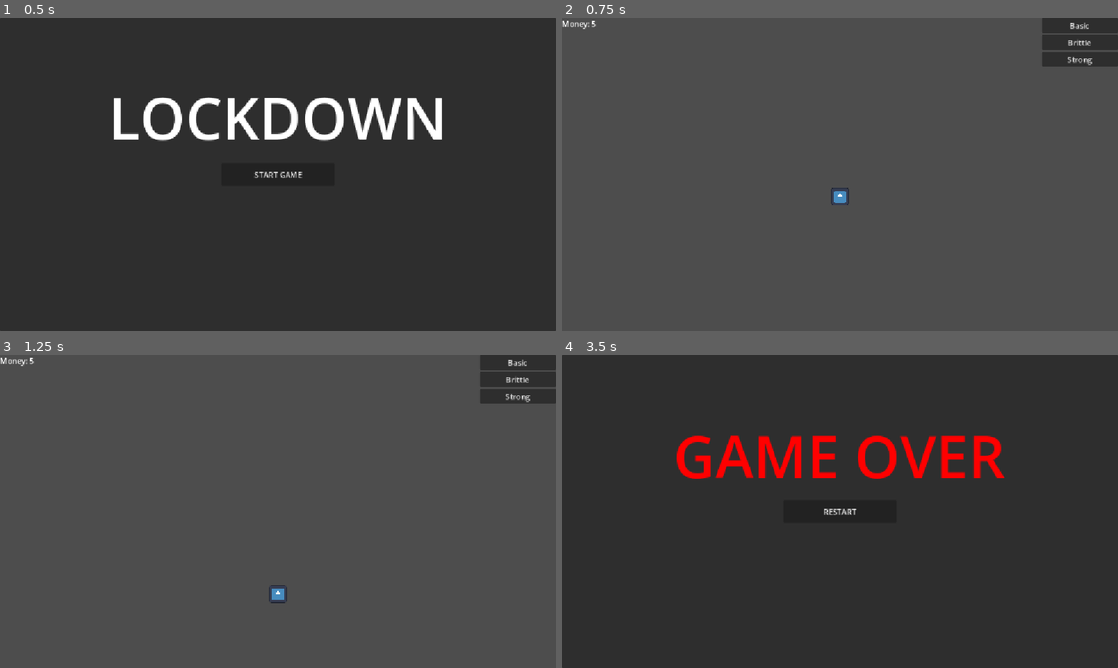
Above: before the commit, frames 1-4 (two rows, left to right).
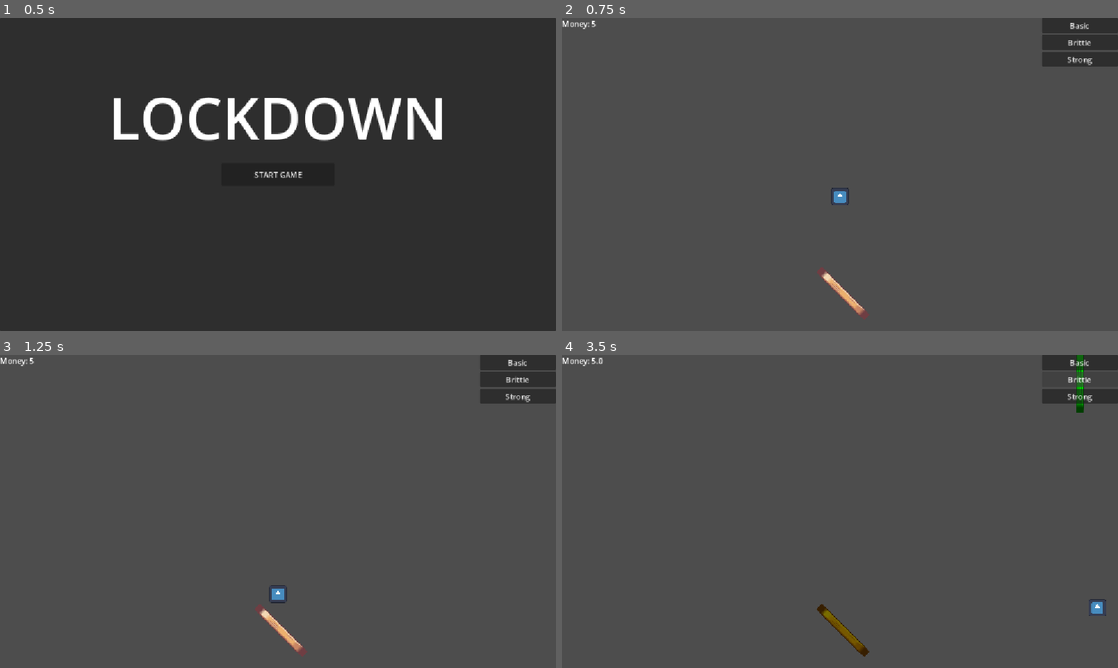
Above: after the commit, the same moments.

Repository: Charlielove19/lock-down
Game: Godot game, scene res://scenes/Game.tscn
The game is run twice, just before and just after one commit, with the same random seed, the same clock (stepped at 60 frames per second) and the same inputs. The engine's default icon, where the game draws it, is replaced by a stand-in: a white triangle on a blue panel in a dark square.
Inputs (mouse positions are in pixels of both pictures, inside the frame that each line leads up to):
- Up to frame 1 (0.5 s): no input
- Up to frame 2 (0.75 s): click "START GAME" at 0.5 s
- Up to frame 3 (1.25 s): no input
- Up to frame 4 (3.5 s): click "Basic" at 1.25 s; click (840, 511) at 2 s, where only the run before the commit has a clickable "RESTART"; click "Brittle" at 2.75 s

Frame 1 is identical in both runs. In frame 2, 0.3% of the frame differs, in the area x 45-56%, y 79-97%; in frame 3, 0.3%; in frame 4, 98%, in the area x 0-100%, y 0-100%.

Commit message:
textured walls
added wall textures and made different difficulty starts

Diff:
--- a/data/walls/wall_basic.tres
+++ b/data/walls/wall_basic.tres
@@ -1,6 +1,7 @@
 [gd_resource type="Resource" script_class="WallData" format=3 uid="uid://er57vi0txen0"]
 
 [ext_resource type="Script" uid="uid://cu4idgddy6of7" path="res://scripts/wall_data.gd" id="1_m7854"]
+[ext_resource type="Texture2D" uid="uid://6gyrme7f5mlu" path="res://assets/pixel-platformer-blocks/Tiles/Stone/tile_0003.png" id="2_42vnk"]
 
 [resource]
 script = ExtResource("1_m7854")
@@ -9,4 +10,5 @@
 money_per_hit = 1.0
 max_health = 5
 size = Vector2(3, 0.5)
+texture = ExtResource("2_42vnk")
 metadata/_custom_type_script = "uid://cu4idgddy6of7"
--- a/data/walls/wall_brittle.tres
+++ b/data/walls/wall_brittle.tres
@@ -1,6 +1,7 @@
 [gd_resource type="Resource" script_class="WallData" format=3 uid="uid://de7kxvb7slkqq"]
 
 [ext_resource type="Script" uid="uid://cu4idgddy6of7" path="res://scripts/wall_data.gd" id="1_xjxta"]
+[ext_resource type="Texture2D" uid="uid://ddxcre5dw4wdg" path="res://assets/pixel-platformer-blocks/Tiles/Sand/tile_0006.png" id="2_n2el4"]
 
 [resource]
 script = ExtResource("1_xjxta")
@@ -9,4 +10,5 @@
 money_per_hit = 3.0
 max_health = 2
 size = Vector2(4, 0.5)
+texture = ExtResource("2_n2el4")
 metadata/_custom_type_script = "uid://cu4idgddy6of7"
--- a/data/walls/wall_strong.tres
+++ b/data/walls/wall_strong.tres
@@ -1,6 +1,7 @@
 [gd_resource type="Resource" script_class="WallData" format=3 uid="uid://n77kqsav072o"]
 
 [ext_resource type="Script" uid="uid://cu4idgddy6of7" path="res://scripts/wall_data.gd" id="1_hnhpv"]
+[ext_resource type="Texture2D" uid="uid://b114c4n78fxy5" path="res://assets/pixel-platformer-blocks/Tiles/Rock/tile_0003.png" id="2_oy6ml"]
 
 [resource]
 script = ExtResource("1_hnhpv")
@@ -9,4 +10,5 @@
 money_per_hit = 0.5
 max_health = 10
 size = Vector2(2, 0.5)
+texture = ExtResource("2_oy6ml")
 metadata/_custom_type_script = "uid://cu4idgddy6of7"
--- a/scenes/Game.tscn
+++ b/scenes/Game.tscn
@@ -2,11 +2,15 @@
 
 [ext_resource type="Script" uid="uid://c1a2bs4hnphvx" path="res://scripts/game.gd" id="1_cpr0p"]
 [ext_resource type="PackedScene" uid="uid://cnpaojfl3fuuw" path="res://scenes/Ball.tscn" id="1_ibkli"]
+[ext_resource type="PackedScene" uid="uid://qd2wtc6gqylt" path="res://scenes/start_environments/Easy.tscn" id="2_3xj3m"]
 [ext_resource type="PackedScene" uid="uid://dl4wu287ysq0h" path="res://scenes/Wall.tscn" id="2_qbsmt"]
 [ext_resource type="PackedScene" uid="uid://bj5clrmyfcmpx" path="res://scenes/WallButton.tscn" id="3_400sg"]
 [ext_resource type="Script" uid="uid://cu4idgddy6of7" path="res://scripts/wall_data.gd" id="3_kiw3p"]
+[ext_resource type="PackedScene" uid="uid://drhv1u2aojvj5" path="res://scenes/start_environments/Hard.tscn" id="3_mcffj"]
+[ext_resource type="PackedScene" uid="uid://bf0ublubclbnl" path="res://scenes/start_environments/Normal.tscn" id="4_2rd6h"]
 [ext_resource type="Resource" uid="uid://er57vi0txen0" path="res://data/walls/wall_basic.tres" id="4_400sg"]
 [ext_resource type="Resource" uid="uid://de7kxvb7slkqq" path="res://data/walls/wall_brittle.tres" id="5_g4kob"]
+[ext_resource type="PackedScene" uid="uid://bem1m2248dg4w" path="res://scenes/start_environments/Impossible.tscn" id="5_mcffj"]
 [ext_resource type="Resource" uid="uid://n77kqsav072o" path="res://data/walls/wall_strong.tres" id="6_qy1jj"]
 
 [sub_resource type="RectangleShape2D" id="RectangleShape2D_n048l"]
@@ -34,6 +38,8 @@
 [node name="Game" type="Node2D" unique_id=516437375 node_paths=PackedStringArray("interactables", "money_label", "wall_menu", "game_UI", "main_menu", "game_over_menu")]
 script = ExtResource("1_cpr0p")
 interactables = NodePath("Interactables")
+difficulty = 3
+start_scenes = Array[PackedScene]([ExtResource("2_3xj3m"), ExtResource("3_mcffj"), ExtResource("4_2rd6h"), ExtResource("5_mcffj")])
 money_label = NodePath("UI/GameUI2/Money")
 money = 5
 wall_scene = ExtResource("2_qbsmt")
@@ -102,7 +108,6 @@
 shape = SubResource("RectangleShape2D_u2d4l")
 
 [node name="MainMenu" type="Panel" parent="UI" unique_id=1539101916]
-visible = false
 anchors_preset = 15
 anchor_right = 1.0
 anchor_bottom = 1.0
@@ -140,8 +145,21 @@
 grow_vertical = 2
 text = "START GAME"
 
+[node name="MenuBar" type="MenuBar" parent="UI/MainMenu" unique_id=1139514030]
+layout_mode = 1
+anchors_preset = 8
+anchor_left = 0.5
+anchor_top = 0.5
+anchor_right = 0.5
+anchor_bottom = 0.5
+offset_left = -32.0
+offset_top = 37.0
+offset_right = 33.0
+offset_bottom = 115.0
+grow_horizontal = 2
+grow_vertical = 2
+
 [node name="GameOver" type="Panel" parent="UI" unique_id=1385950217]
-visible = false
 anchors_preset = 15
 anchor_right = 1.0
 anchor_bottom = 1.0
--- a/scenes/WallButton.tscn
+++ b/scenes/WallButton.tscn
@@ -5,9 +5,8 @@
 [sub_resource type="RectangleShape2D" id="RectangleShape2D_400sg"]
 size = Vector2(8, 8)
 
-[node name="WallButton" type="Button" unique_id=134368689 node_paths=PackedStringArray("collision_shape")]
+[node name="WallButton" type="Button" unique_id=134368689]
 script = ExtResource("1_3pt0m")
-collision_shape = NodePath("Area2D/CollisionShape2D")
 
 [node name="Area2D" type="Area2D" parent="." unique_id=619697338]
 collision_layer = 3
--- /dev/null
+++ b/scenes/start_environments/Easy.tscn
@@ -0,0 +1,23 @@
+[gd_scene format=3 uid="uid://qd2wtc6gqylt"]
+
+[ext_resource type="PackedScene" uid="uid://dl4wu287ysq0h" path="res://scenes/Wall.tscn" id="1_1bcl1"]
+[ext_resource type="Resource" uid="uid://de7kxvb7slkqq" path="res://data/walls/wall_brittle.tres" id="2_akfmm"]
+[ext_resource type="Resource" uid="uid://n77kqsav072o" path="res://data/walls/wall_strong.tres" id="3_k6rf2"]
+
+[node name="StartEnvEasy" type="Node2D" unique_id=197229765]
+
+[node name="Wall" parent="." unique_id=726872955 instance=ExtResource("1_1bcl1")]
+position = Vector2(580, 441)
+wall_data = ExtResource("2_akfmm")
+
+[node name="Wall2" parent="." unique_id=1137385226 instance=ExtResource("1_1bcl1")]
+position = Vector2(580, 277)
+wall_data = ExtResource("2_akfmm")
+
+[node name="Wall3" parent="." unique_id=943350297 instance=ExtResource("1_1bcl1")]
+position = Vector2(580, 528.00006)
+wall_data = ExtResource("3_k6rf2")
+
+[node name="Wall4" parent="." unique_id=1390577305 instance=ExtResource("1_1bcl1")]
+position = Vector2(580, 175)
+wall_data = ExtResource("3_k6rf2")
--- /dev/null
+++ b/scenes/start_environments/Hard.tscn
@@ -0,0 +1,14 @@
+[gd_scene format=3 uid="uid://drhv1u2aojvj5"]
+
+[ext_resource type="PackedScene" uid="uid://dl4wu287ysq0h" path="res://scenes/Wall.tscn" id="1_3aslu"]
+[ext_resource type="Resource" uid="uid://de7kxvb7slkqq" path="res://data/walls/wall_brittle.tres" id="2_lhxlr"]
+
+[node name="StartEnvEasy" type="Node2D" unique_id=197229765]
+
+[node name="Wall" parent="." unique_id=726872955 instance=ExtResource("1_3aslu")]
+position = Vector2(580, 441)
+wall_data = ExtResource("2_lhxlr")
+
+[node name="Wall2" parent="." unique_id=1137385226 instance=ExtResource("1_3aslu")]
+position = Vector2(580, 212)
+wall_data = ExtResource("2_lhxlr")
--- /dev/null
+++ b/scenes/start_environments/Impossible.tscn
@@ -0,0 +1,11 @@
+[gd_scene format=3 uid="uid://bem1m2248dg4w"]
+
+[ext_resource type="PackedScene" uid="uid://dl4wu287ysq0h" path="res://scenes/Wall.tscn" id="1_gjrwp"]
+[ext_resource type="Resource" uid="uid://de7kxvb7slkqq" path="res://data/walls/wall_brittle.tres" id="2_hxaeg"]
+
+[node name="StartEnvEasy" type="Node2D" unique_id=197229765]
+
+[node name="Wall2" parent="." unique_id=1137385226 instance=ExtResource("1_gjrwp")]
+position = Vector2(582.00006, 570)
+rotation = 0.7853982
+wall_data = ExtResource("2_hxaeg")
--- /dev/null
+++ b/scenes/start_environments/Normal.tscn
@@ -0,0 +1,14 @@
+[gd_scene format=3 uid="uid://bf0ublubclbnl"]
+
+[ext_resource type="PackedScene" uid="uid://dl4wu287ysq0h" path="res://scenes/Wall.tscn" id="1_5rnv4"]
+[ext_resource type="Resource" uid="uid://er57vi0txen0" path="res://data/walls/wall_basic.tres" id="2_fv3ma"]
+
+[node name="StartEnvEasy" type="Node2D" unique_id=197229765]
+
+[node name="Wall" parent="." unique_id=726872955 instance=ExtResource("1_5rnv4")]
+position = Vector2(552.99994, 227)
+wall_data = ExtResource("2_fv3ma")
+
+[node name="Wall2" parent="." unique_id=1508333381 instance=ExtResource("1_5rnv4")]
+position = Vector2(550, 450.99997)
+wall_data = ExtResource("2_fv3ma")
--- a/scripts/ball.gd
+++ b/scripts/ball.gd
@@ -3,6 +3,7 @@
 var speed = 250.0
 var direction = Vector2(0,1).normalized()
 @export var damage:int = 1
+@onready var game = get_tree().current_scene
 
 func _physics_process(delta):
 	velocity = direction*speed
@@ -15,4 +16,4 @@
 		var collider = collision.get_collider()
 		if collider.has_method("hit"):
 			var reward = collider.hit(damage)
-			get_parent().add_money(reward)
+			game.add_money(reward)
--- a/scripts/game.gd
+++ b/scripts/game.gd
@@ -1,5 +1,17 @@
 extends Node2D
 @export var interactables: Node2D
+#State Variables
+var game_over_flag: bool
+
+enum Difficulty{
+	EASY,
+	NORMAL,
+	HARD,
+	IMPOSSIBLE
+}
+@export var difficulty: Difficulty
+@export var start_scenes: Array[PackedScene]
+
 #money variables
 @export var money_label: Label
 @export var money = 4
@@ -27,14 +39,20 @@
 @export var ball_scene: PackedScene
 
 func start_game():
+
+	game_over_flag = false
 	main_menu.visible = false
 	game_over_menu.visible = false
 	game_UI.visible = true
+	var start_scene = start_scenes[difficulty]
+	var start_env = start_scene.instantiate()
+	interactables.add_child(start_env)
 	var ball = ball_scene.instantiate()
 	ball.position = get_viewport_rect().get_center()
 	interactables.add_child(ball)
 func game_over():
 	game_over_menu.visible = true
+	game_over_flag = true
 	clear_game()
 func clear_game():
 	game_UI.visible = false
@@ -45,11 +63,7 @@
 	game_over_menu.visible = false
 	game_UI.visible = false
 	update_money_display()
-	for wall_data in wall_datas:
-		var button = wall_button_scene.instantiate()
-		button.wall_data = wall_data
-		button.text = wall_data.wall_name
-		wall_menu.add_child(button)
+	create_wall_menu()
 func _process(_delta):
 	if dragging_wall and wall_preview:
 		update_wall_direction(_delta)
@@ -66,14 +80,14 @@
 func update_money_display():
 	money_label.text = "Money: " + str(money)
 func pickup_wall(wall_data):
+	if game_over_flag:
+		return
+	if money < wall_data.cost:
+		print("Cant Afford")
+		return
+
 	wall_preview = wall_scene.instantiate()
 	wall_preview.wall_data = wall_data
-
-	if money < wall_preview.wall_data.cost:
-		wall_preview.queue_free()
-		wall_preview = null
-		print("Cant Afford")
-		return
 	interactables.add_child(wall_preview)
 
 	wall_preview.collision_shape.disabled = true
@@ -103,6 +117,8 @@
 		25*delta
 	)
 func drop_wall():
+	if game_over_flag:
+		return
 	if wall_preview == null:
 		return
 	if cant_drop:
@@ -134,7 +150,12 @@
 	placed_wall.sprite.modulate.a = 1
 	placed_wall.collision_shape.disabled = false
 
-
+func create_wall_menu():
+	for wall_data in wall_datas:
+		var button = wall_button_scene.instantiate()
+		button.wall_data = wall_data
+		button.text = wall_data.wall_name
+		wall_menu.add_child(button)
 
 func _on_boundaries_body_entered(body: Node2D) -> void:
 	game_over()
--- a/scripts/wall.gd
+++ b/scripts/wall.gd
@@ -1,5 +1,12 @@
+@tool
 extends StaticBody2D
-@export var wall_data: WallData
+@export var wall_data: WallData:
+	set(value):
+		wall_data = value
+		if is_node_ready():
+			apply_wall_data(wall_data)
+
+
 
 var health: int
 
@@ -11,12 +18,8 @@
 @export var wall_scale: float
 
 func _ready() -> void:
-	health = wall_data.max_health
-	collision_shape.shape = collision_shape.shape.duplicate()
-	collision_shape.shape.size = wall_data.size*wall_scale
-	placement_area_collision_shape.shape = placement_area_collision_shape.shape.duplicate()
-	placement_area_collision_shape.shape.size = wall_data.size*wall_scale
-	sprite.scale = (wall_data.size/sprite.texture.get_size())*wall_scale
+	if wall_data:
+		apply_wall_data(wall_data)
 func hit(damage: int):
 	health -= damage
 	update_damage_visual()
@@ -26,3 +29,15 @@
 func update_damage_visual():
 	var health_ratio = float(health)/float(wall_data.max_health)
 	sprite.modulate = Color.RED.lerp(Color.GREEN, health_ratio)
+
+func apply_wall_data(wall_data):
+	if wall_data == null:
+		return
+
+	sprite.texture = wall_data.texture
+	health = wall_data.max_health
+	collision_shape.shape = collision_shape.shape.duplicate()
+	collision_shape.shape.size = wall_data.size*wall_scale
+	placement_area_collision_shape.shape = placement_area_collision_shape.shape.duplicate()
+	placement_area_collision_shape.shape.size = wall_data.size*wall_scale
+	sprite.scale = (wall_data.size/sprite.texture.get_size())*wall_scale
--- a/scripts/wall_data.gd
+++ b/scripts/wall_data.gd
@@ -6,3 +6,4 @@
 @export var money_per_hit: float
 @export var max_health: int
 @export var size: Vector2
+@export var texture: Texture2D
Not shown, added: assets/pixel-platformer-blocks/License.txt
Binary file added: assets/pixel-platformer-blocks/Preview.png
Not shown, added: assets/pixel-platformer-blocks/Preview.png.import
Binary file added: assets/pixel-platformer-blocks/Sample.png
Not shown, added: assets/pixel-platformer-blocks/Sample.png.import
Binary file added: assets/pixel-platformer-blocks/Tilemap/marble.png
Not shown, added: assets/pixel-platformer-blocks/Tilemap/marble.png.import
Binary file added: assets/pixel-platformer-blocks/Tilemap/marble_packed.png
Not shown, added: assets/pixel-platformer-blocks/Tilemap/marble_packed.png.import
Binary file added: assets/pixel-platformer-blocks/Tilemap/rock.png
Not shown, added: assets/pixel-platformer-blocks/Tilemap/rock.png.import
Binary file added: assets/pixel-platformer-blocks/Tilemap/rock_packed.png
(and 661 more such lines)
